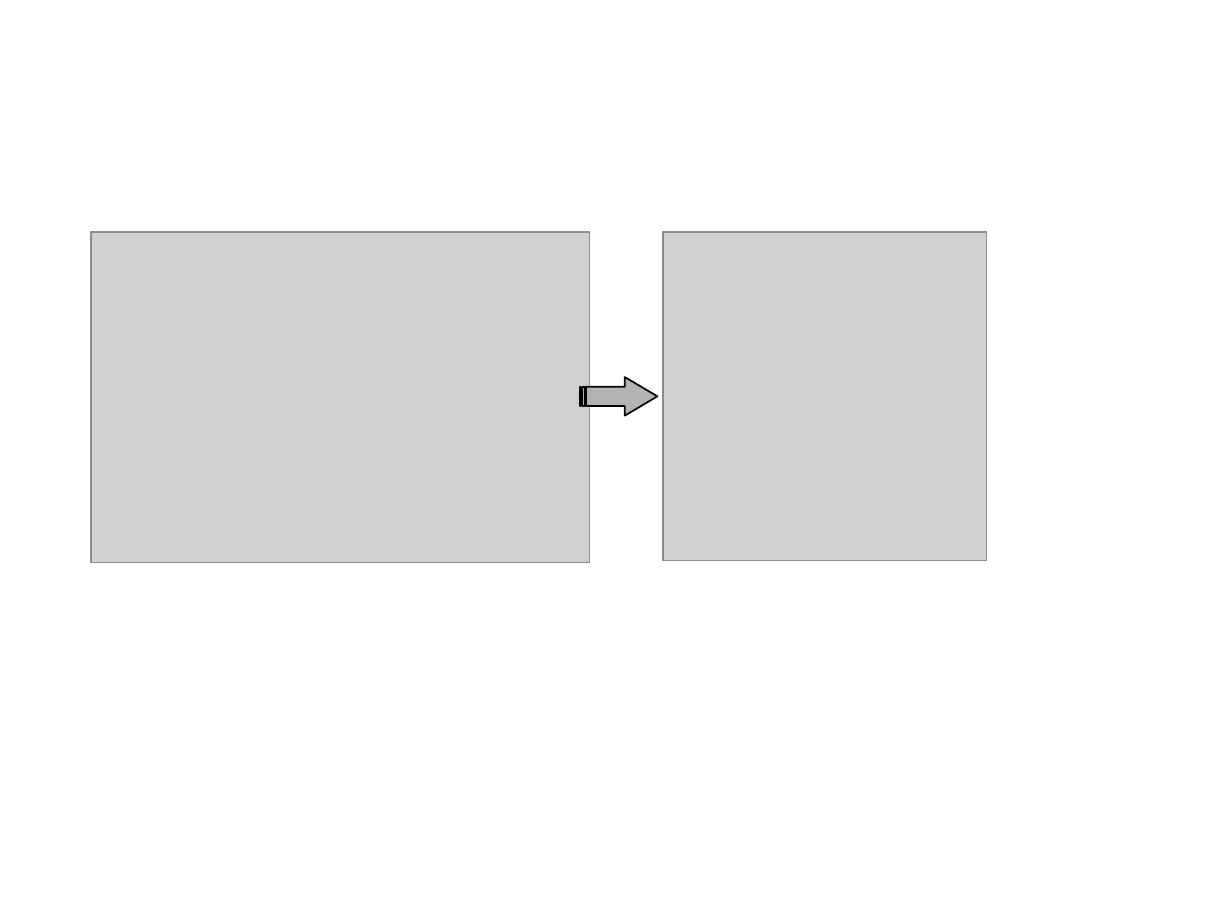
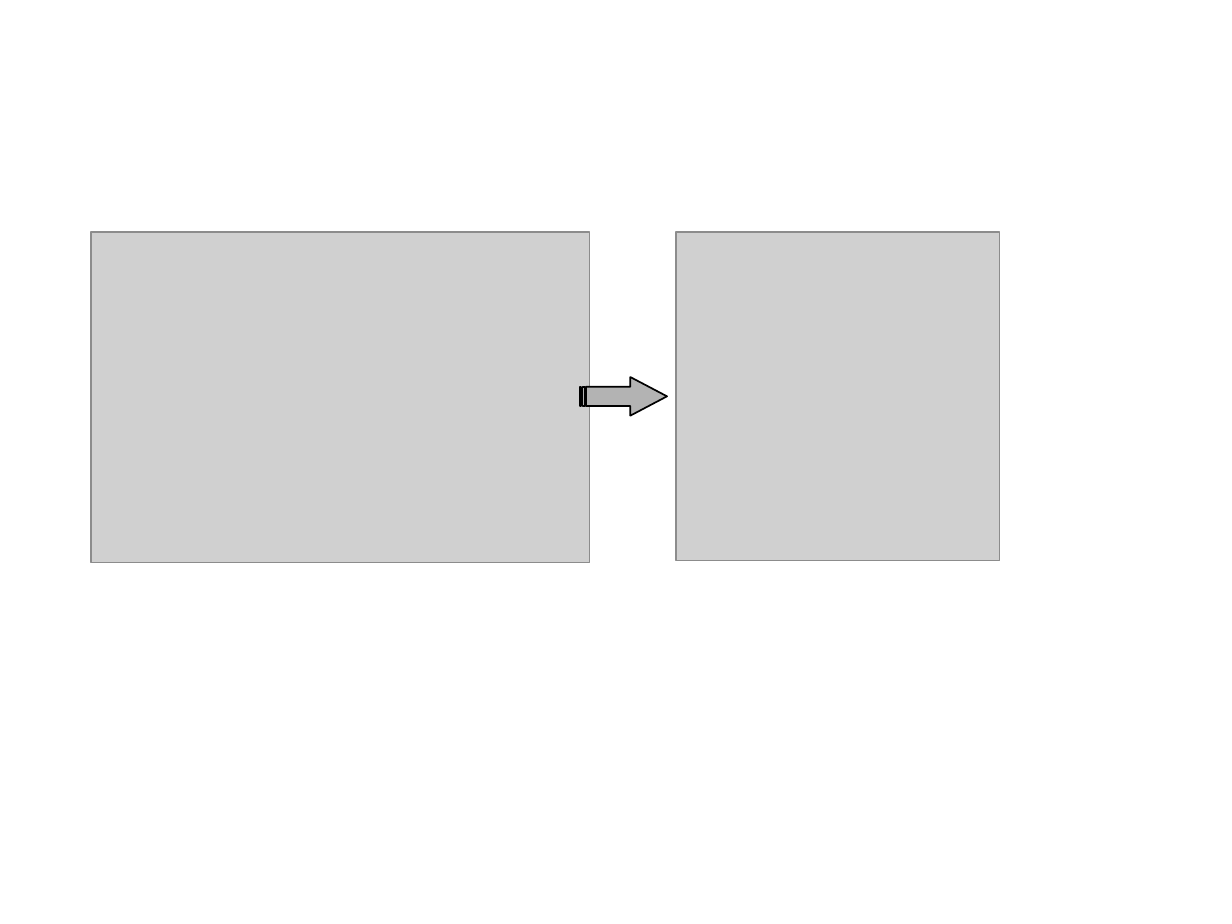
Before and after one commit to dikiciweb/dikiciweb.github.io, a slide deck: slide 4 of images/WebFig.pptx. Drawn at 1232x924 pixels with LibreOffice and Linux fonts; fonts in the diff are those of the drawing; grey boxes stand for pictures. Boxes give left, top, right and bottom in pixels: in the first picture for what was removed or moved away, otherwise in the second. Text is boxed around its words. In the diff, an @@ line names an element or a change of style, - is before the commit and + after.

```diff
--- a/images/WebFig.pptx
+++ b/images/WebFig.pptx
@@ picture: place and size @@
-picture at bbox=[663, 232, 987, 561]
+picture at bbox=[676, 232, 1000, 561]
@@ striped right arrow: place and size @@
-striped right arrow at bbox=[580, 377, 658, 415]
+striped right arrow at bbox=[580, 377, 668, 415]
@@ striped right arrow at bbox=[580, 377, 668, 415]: proportions changed @@
```
Also in this commit, not shown: 3 other files.
